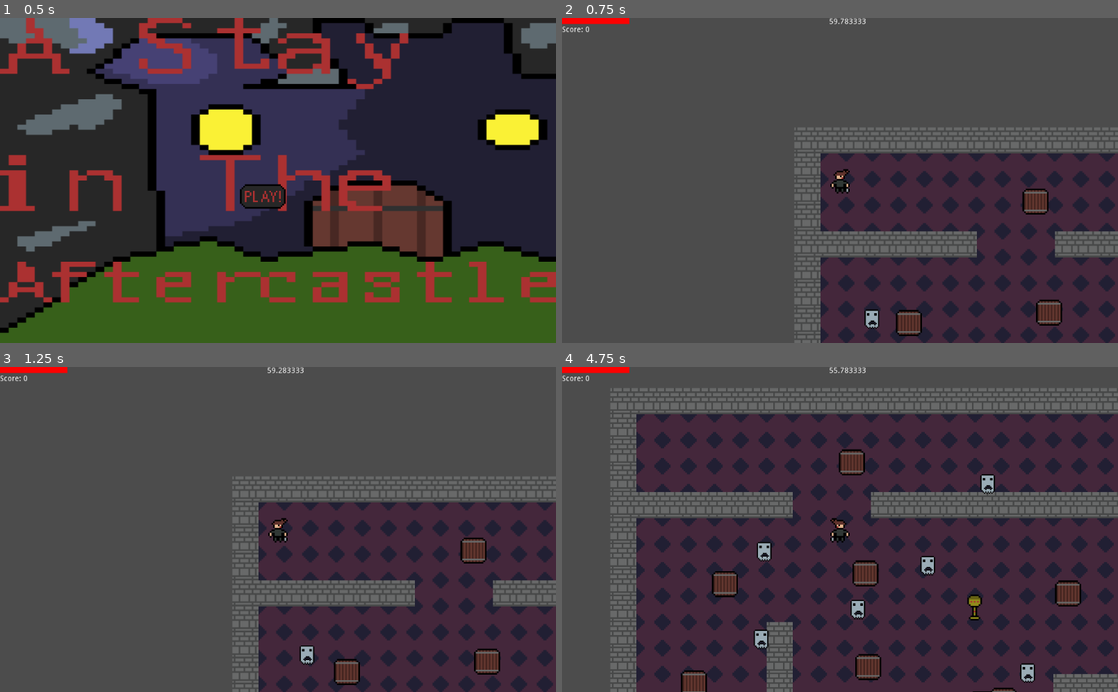
Above: before the commit, frames 1-4 (two rows, left to right).
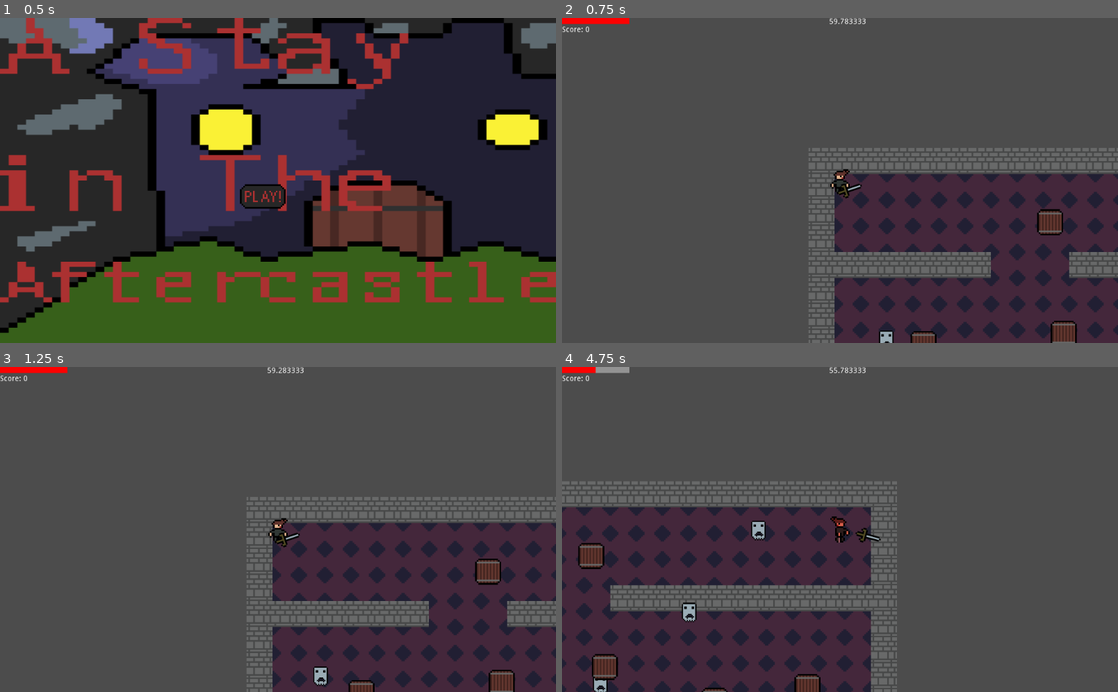
Above: after the commit, the same moments.

Repository: Terminal-Goblin-Games/A-Stay-In-The-AfterCastle
Game: Godot game, scene res://Scenes/Main.tscn
The game is run twice, just before and just after one commit, with the same random seed, the same clock (stepped at 60 frames per second) and the same inputs.
Inputs (mouse positions are in pixels of both pictures, inside the frame that each line leads up to):
- Up to frame 1 (0.5 s): no input
- Up to frame 2 (0.75 s): click (840, 196) at 0.5 s
- Up to frame 3 (1.25 s): no input
- Up to frame 4 (4.75 s): move the mouse to (962, 513) at 1.27 s; hold D (right) 1.28-2.03 s; tap F (attack) every 0.75 s from 1.35 to 4.35 s; move the mouse to (728, 545) at 2.02 s; hold S (down) 2.03-2.78 s; move the mouse to (895, 458) at 2.77 s; hold D (right) 2.78-3.53 s; move the mouse to (812, 594) at 3.52 s; hold W (up) 3.53-4.28 s; move the mouse to (1006, 578) at 4.27 s; hold A (left) from 4.28 s (still down)

Frame 1 is identical in both runs. In frame 2, 22% of the frame differs, in the area x 41-100%, y 33-100%; in frame 3, 22%; in frame 4, 71%, in the area x 0-100%, y 0-100%.
Error after the commit: Invalid get index 'global_position' (on base: 'null instance'). (res://Scripts/Player.gd:253)

Commit message:
New combat system via swinging your mouse for a rotating sword

Diff:
--- a/Scenes/Player.tscn
+++ b/Scenes/Player.tscn
@@ -1,10 +1,11 @@
-[gd_scene load_steps=14 format=2]
+[gd_scene load_steps=15 format=2]
 
 [ext_resource path="res://Sprites/jack-Sheet.png" type="Texture" id=1]
 [ext_resource path="res://Scripts/Player.gd" type="Script" id=2]
 [ext_resource path="res://Sprites/slash.png" type="Texture" id=3]
 [ext_resource path="res://Sprites/hp_under.png" type="Texture" id=4]
 [ext_resource path="res://Sprites/hp_bar.png" type="Texture" id=5]
+[ext_resource path="res://Scenes/Sword.tscn" type="PackedScene" id=6]
 
 [sub_resource type="RectangleShape2D" id=1]
 extents = Vector2( 11.3099, 22.5532 )
@@ -206,6 +207,7 @@
 current = true
 
 [node name="Sprite2" type="Sprite" parent="."]
+visible = false
 position = Vector2( 28.5827, 15.061 )
 rotation = 0.0331613
 scale = Vector2( 5, 1 )
@@ -335,6 +337,23 @@
 __meta__ = {
 "_edit_use_anchors_": false
 }
+
+[node name="Rot_pos" type="Position2D" parent="."]
+
+[node name="Sword_Pos" type="Position2D" parent="Rot_pos"]
+position = Vector2( 29.2564, 3.77899 )
+
+[node name="Sword" parent="Rot_pos/Sword_Pos" instance=ExtResource( 6 )]
+position = Vector2( -0.0978088, -5.29114 )
+rotation = 1.5708
+
+[node name="Tween" type="Tween" parent="Rot_pos"]
+
+[node name="Swing_A" type="Position2D" parent="Rot_pos"]
+position = Vector2( 28.8921, -23.9234 )
+
+[node name="Swing_B" type="Position2D" parent="Rot_pos"]
+position = Vector2( 28.524, 27.7879 )
 [connection signal="animation_finished" from="AnimationPlayer" to="." method="_on_AnimationPlayer_animation_finished"]
 [connection signal="body_entered" from="Sprite2/Area2D" to="." method="_on_Area2D_body_entered"]
 [connection signal="timeout" from="CanvasLayer/GameTime" to="." method="_on_GameTime_timeout"]
--- a/Scenes/Sword.tscn
+++ b/Scenes/Sword.tscn
@@ -1,23 +1,30 @@
-[gd_scene load_steps=4 format=2]
+[gd_scene load_steps=5 format=2]
 
 [ext_resource path="res://Sprites/sword.png" type="Texture" id=1]
 [ext_resource path="res://Scripts/Sword.gd" type="Script" id=2]
 
 [sub_resource type="RectangleShape2D" id=1]
-extents = Vector2( 3.8147, 21.6929 )
+extents = Vector2( 4.26313, 21.5002 )
 
-[node name="Sword" type="Node2D"]
+[sub_resource type="RectangleShape2D" id=2]
+extents = Vector2( 4.08214, 21.6252 )
+
+[node name="Sword" type="KinematicBody2D"]
 script = ExtResource( 2 )
 
 [node name="Sprite" type="Sprite" parent="."]
-rotation = 3.13946
-scale = Vector2( 0.5, 0.5 )
+position = Vector2( 1.38163, -24.1413 )
 texture = ExtResource( 1 )
 
-[node name="Area2D" type="Area2D" parent="Sprite"]
+[node name="CollisionShape2D" type="CollisionShape2D" parent="."]
+position = Vector2( 0.270544, -24.3497 )
+shape = SubResource( 1 )
 
-[node name="CollisionShape2D" type="CollisionShape2D" parent="Sprite/Area2D"]
-position = Vector2( -1.74628, -0.24947 )
-shape = SubResource( 1 )
-[connection signal="area_entered" from="Sprite/Area2D" to="." method="_on_Area2D_area_entered"]
-[connection signal="body_entered" from="Sprite/Area2D" to="." method="_on_Area2D_body_entered"]
+[node name="Area2D" type="Area2D" parent="."]
+position = Vector2( 0.270546, -24.3497 )
+collision_layer = 7
+collision_mask = 7
+
+[node name="CollisionShape2D" type="CollisionShape2D" parent="Area2D"]
+shape = SubResource( 2 )
+[connection signal="body_entered" from="Area2D" to="." method="_on_Area2D_body_entered"]
--- a/Scripts/Main.gd
+++ b/Scripts/Main.gd
@@ -6,7 +6,7 @@
 var level3 = preload("res://Scenes/Level3.tscn")
 # Called when the node enters the scene tree for the first time.
 func _ready():
-	pass # Replace with function body.
+	pass
 
 
 # Called every frame. 'delta' is the elapsed time since the previous frame.
--- a/Scripts/Player.gd
+++ b/Scripts/Player.gd
@@ -62,6 +62,7 @@
 	$CanvasLayer/NightFinishScreen.visible = false
 	$CanvasLayer/GameTime.start()
 	get_tree().paused = false
+	Input.set_mouse_mode(Input.MOUSE_MODE_HIDDEN)
 
 
 # Called every frame. 'delta' is the elapsed time since the previous frame.
@@ -75,6 +76,8 @@
 		shake_cam()
 	else:
 		set_cam_back()
+	sword_control()
+
 # Handles our state, used for animation, etc
 func state_machine():
 	match state:
@@ -84,32 +87,40 @@
 					$AnimationPlayer.play("Idle")
 				act_states.ATTACKING:
 					$AnimationPlayer.play("Attacking")
-					attack()
+					#attack()
+					swing_sword()
 				act_states.ATTACKING_UP:
 					$AnimationPlayer.play("Attacking_Up")
-					attack()
+					swing_sword()
+					#attack()
 				act_states.ATTACKING_DOWN:
 					$AnimationPlayer.play("Attacking_Down")
-					attack()
+					swing_sword()
+					#attack()
 		states.WALKING:
 			match act_state:
 				act_states.IDLE:
 					$AnimationPlayer.play("Walking")
 				act_states.ATTACKING:
 					$AnimationPlayer.play("Attacking")
-					attack()
+					swing_sword()
+					#attack()
 				act_states.ATTACKING_UP:
 					$AnimationPlayer.play("Attacking_Up")
-					attack()
+					swing_sword()
+					#attack()
 				act_states.ATTACKING_DOWN:
 					$AnimationPlayer.play("Attacking_Down")
-					attack()
+					swing_sword()
+					#attack()
 				act_states.ATTACKING_UP:
 					$AnimationPlayer.play("Attacking_Up")
-					attack()
+					swing_sword()
+					#attack()
 				act_states.ATTACKING_DOWN:
 					$AnimationPlayer.play("Attacking_Down")
-					attack()
+					#attack()
+					swing_sword()
 		states.HURT:
 			can_be_hit = false
 			$Sprite2.visible = false
@@ -140,16 +151,16 @@
 	can_input = true
 
 func _on_Area2D_body_entered(body):
-	if body.is_in_group("hittable"):
-		body.hit()
-		is_shake = true
-		yield(get_tree().create_timer(0.05),"timeout")
-		is_shake = false
-	if body.is_in_group("enemies") && is_instance_valid(body):
-		is_shake = true
-		body.hit(dmg)
-		yield(get_tree().create_timer(0.05),"timeout")
-		is_shake = false
+#	if body.is_in_group("hittable"):
+#		body.hit()
+	is_shake = true
+	yield(get_tree().create_timer(0.05),"timeout")
+	is_shake = false
+#	if body.is_in_group("enemies") && is_instance_valid(body):
+	#	is_shake = true
+#		body.hit(dmg)
+	#	yield(get_tree().create_timer(0.05),"timeout")
+	#	is_shake = false
 func score(num):
 	score += num
 
@@ -233,3 +244,11 @@
 	$Camera2D.set_offset(Vector2(rand_range(-1.0, 1.0) * shake_amt, rand_range(-1.0, 1.0) * shake_amt))
 func set_cam_back():
 	$Camera2D.set_offset(Vector2.ZERO)
+
+func sword_control():
+	$Rot_pos.rotation = get_angle_to(get_global_mouse_position())
+	$Rot_pos/Sword_Pos.look_at(get_global_mouse_position())# = get_angle_to(get_global_mouse_position())
+
+func swing_sword():
+	$Rot_pos/Tween.interpolate_property($Rot_pos/Sword_Pos/, "transform/pos",$Rot_pos/QSwing_A.global_position, $Rot_pos/Swing_B.global_position, 1.0, Tween.TRANS_BACK,Tween.EASE_IN)
+	$Rot_pos/Tween.start()
--- a/Scripts/Spawner.gd
+++ b/Scripts/Spawner.gd
@@ -3,6 +3,7 @@
 var ghost = preload("res://Scenes/Ghost.tscn")
 var barrel = preload("res://Scenes/Barrel.tscn")
 var can_spawn = true
+var player_in = false
 # Called when the node enters the scene tree for the first time.
 func _ready():
 	check_if_can_spawn()
@@ -35,7 +36,7 @@
 # Quick and dirty function to see if the spawner can run
 # Currently it will only spawn a max of 30 children
 func check_if_can_spawn():
-	if get_parent().get_child_count() > 30:
+	if get_parent().get_child_count() > 30 || player_in:
 		can_spawn = false
 	else:
 		can_spawn = true
@@ -43,9 +44,9 @@
 # Player being in the spawn area was causing issues. So we no longer let it spawn when the players inside
 func _on_Spawner_body_entered(body):
 	if body.get_name() == "Player":
-		can_spawn = false
+		player_in = true
 
 # Since we want that spawner to keep working after the player leaves we needed to reset the flag to true on player exit
 func _on_Spawner_body_exited(body):
 	if body.get_name() == "Player":
-		can_spawn = true
+		player_in = false
--- a/Scripts/Sword.gd
+++ b/Scripts/Sword.gd
@@ -1,10 +1,12 @@
 extends Node2D
-
+var dmg = 25
 
 # Declare member variables here. Examples:
 # var a = 2
-# var b = "text"
-
+# var b = "text""
+onready var player = get_parent().get_parent().get_parent() # wtf
+var is_shake = false
+var shake_amt = 15
 
 # Called when the node enters the scene tree for the first time.
 func _ready():
@@ -13,30 +15,21 @@
 
 # Called every frame. 'delta' is the elapsed time since the previous frame.
 func _process(delta):
-	pass
-
-# Credit: Game Endeavor https://github.com/GameEndeavor/CollabJam
-# His channel: https://www.youtube.com/channel/UCLweX1UtQjRjj7rs_0XQ2Eg
-# Video I saw this in: https://www.youtube.com/watch?v=u0GZKJGeQLY&t=343s
-func aim_at_target(target_position : Vector2):
-	var angle = target_position.angle()
-	position.x = cos(angle) * 50
-	position.y = sin(angle) * 50
-	rotation = angle
-	show_behind_parent = false if angle >= 0 else true
-	look_at(get_global_mouse_position())
-
-
-
-func attack(target_position):
-	get_angle_to(target_position)
+	if is_shake:
+		player.shake_cam()
+	else:
+		player.set_cam_back()
 
 
 func _on_Area2D_body_entered(body):
-		if body.has_method("hit"):
+	print(body.get_name())
+	if body.get_name() != "Sword" && body.get_name() != "TileMap" && body.get_name() != "Player":
+		if body.is_in_group("hittable"):
 			body.hit()
-
-
-func _on_Area2D_area_entered(area):
-	if area.has_method("hit"):
-			area.hit()
+		if body.is_in_group("enemies") && is_instance_valid(body):
+			body.hit(dmg)
+		is_shake = true
+		yield(get_tree().create_timer(0.05),"timeout")
+		is_shake = false
+	else:
+		pass
